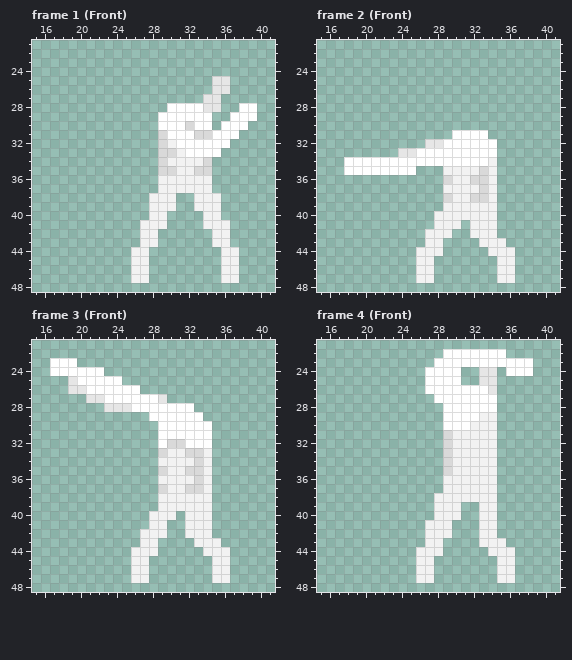
One commit to this pixel-art file: Assets/Art/Characters/Player/Sword_Attack/Player_Sword_Attack_Left.aseprite. The first picture shows the starting point.
64x64 pixels, 18 frames. Shown: frame 1 (Front): x 15..41, y 21..48; frame 2 (Front): x 15..41, y 21..48; frame 3 (Front): x 15..41, y 21..48; frame 4 (Front): x 15..41, y 21..48. The commit also changed other frames, which this record leaves out.
New version:
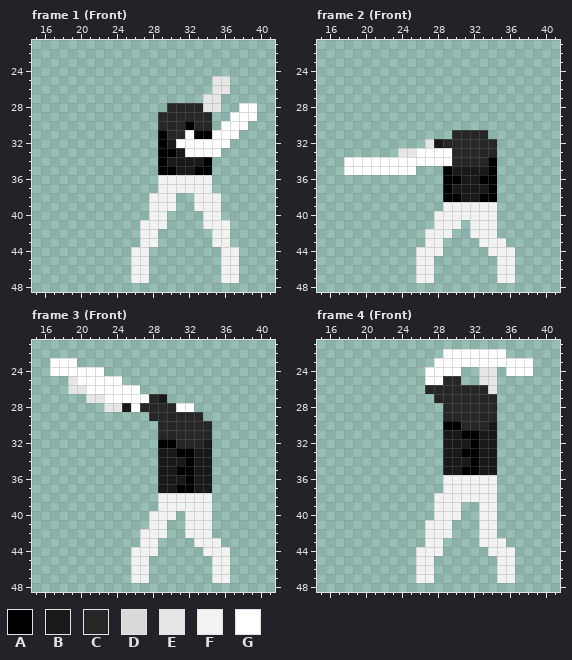
Palette (. is transparent): A #000000  B #191919  C #262626  D #d9d9d9  E #e6e6e6  F #f2f2f2  G #ffffff
Author's note on the commit: Sword Attack Equipment Front Anims
The exact change:
layer "Chest/Short" added
Frame 1 (Front), layer "Chest/Short":
y 28: x 30..33 GGGG -> CCCC
y 29: x 29..34 GGGGGG -> CCCCCC
y 30: x 29..34 GGGDGG -> CCCACC
y 31: x 29..31 DGG -> ACC; x 33..34 DD -> AA
y 32: x 29..30 DF -> AB
y 33: x 29..31 DDF -> AAB
y 34: x 29..34 DFFFFD -> ABBBBA
y 35: x 29..34 DDFFDD -> AABBAA
Frame 2 (Front), layer "Chest/Short":
y 31: x 30..33 GGGG -> CCCC
y 32: x 28..34 EGGGGGG -> BCCCCCC
y 33: x 30..34 GGGGG -> CCCCC
y 34: x 30..34 GGGGF -> CCCCA
y 35: x 29..34 FFFFDF -> ABBBBA
y 36: x 29..34 DFFDDF -> AABBAA
y 37: x 29..34 FFFFDF -> ABBBBA
y 38: x 29..34 DFFDDF -> AABBAA
Frame 3 (Front), layer "Chest/Short":
y 27: x 28..29 GE -> CB
y 28: x 25 E -> B; x 27..30 GGGG -> CCCC
y 29: x 28..33 GGGGGG -> CCCCCC
y 30..31: x 29..34 GGGGGG -> CCCCCC
y 32: x 29..34 GDDGGG -> AACCCB
y 33: x 29..34 DFFDDF -> BBAABB
y 34: x 29..34 FFFFDF -> BBBABB
y 35: x 29..34 DFFDDF -> BBAABB
y 36: x 29..34 FFFFDF -> BBBABB
y 37: x 29..34 DFFDDF -> BBAABB
Frame 4 (Front), layer "Chest/Short":
y 25: x 29..30 GG -> CC
y 26: x 27..33 GGGGGGG -> CCCCCCC
y 27: x 28..34 GGGGGGG -> CCCCCCC
y 28: x 29..34 GGGGGG -> CCCCCC
y 29: x 29..34 GGGGFF -> CCCCCC
y 30: x 29..34 GGGFFF -> AACCCB
y 31: x 29..34 DFFFFF -> BBAABB
y 32: x 29..34 DFFFFF -> BBBABB
y 33: x 29..34 DFFFFF -> BBAABB
y 34: x 29..34 DFFFFF -> BBBABB
y 35: x 29..34 DFFFFF -> BBAABB
